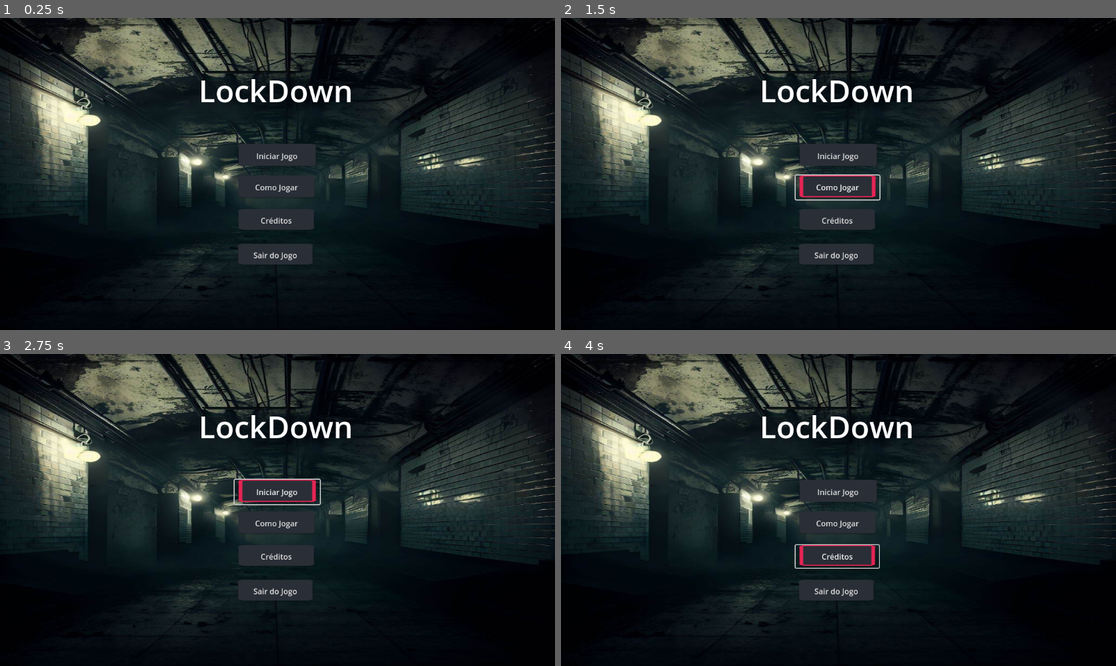
Above: before the commit, frames 1-4 (two rows, left to right).
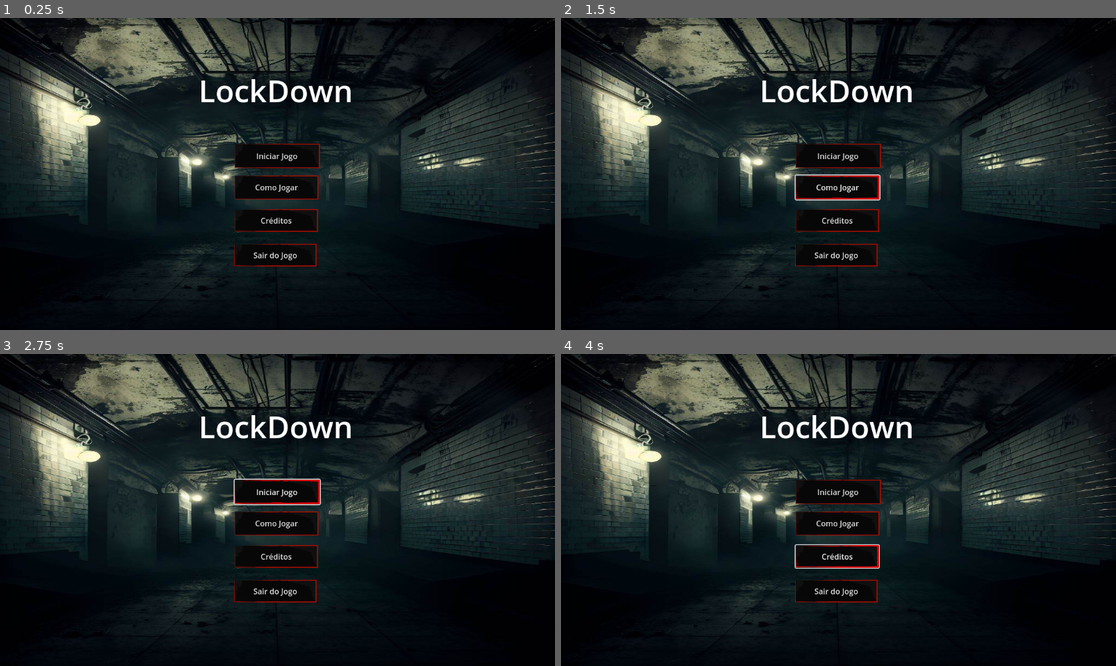
Above: after the commit, the same moments.

Repository: MatheusRM1/lockdown
Game: Godot game, scene res://main_page.tscn
Same seed, same stepped clock (60 frames per second), same inputs: the game is played once before the commit and once after it.
Inputs:
- Up to frame 1 (0.25 s): no input
- Up to frame 2 (1.5 s): click "Como Jogar" at 0.5 s; click "Como Jogar" at 1.25 s
- Up to frame 3 (2.75 s): click "Iniciar Jogo" at 2 s
- Up to frame 4 (4 s): click "Iniciar Jogo" at 2.75 s; click "Créditos" at 3.5 s

The runs differ from the first frame. In frame 1, 4.1% of the frame differs, in the area x 42-58%, y 40-80%; in frame 2, 4.1%; in frame 3, 4.1%; in frame 4, 4.2%.

Commit message:
troca ui

Diff:
--- a/main_page.tscn
+++ b/main_page.tscn
@@ -1,8 +1,9 @@
-[gd_scene load_steps=8 format=3 uid="uid://dp6fvus0mw3k1"]
+[gd_scene load_steps=10 format=3 uid="uid://dp6fvus0mw3k1"]
 
 [ext_resource type="Texture2D" uid="uid://bjsjbdhpb1vpq" path="res://capa.jpg" id="1_q3btt"]
-[ext_resource type="Texture2D" uid="uid://cn1awkcqjtk0s" path="res://assets/Ui/Level/Button/Unlocked/Default.png" id="2_5mpow"]
-[ext_resource type="Texture2D" uid="uid://bx1egidon36s6" path="res://assets/Ui/Level/Button/Unlocked/Hover.png" id="3_75dro"]
+[ext_resource type="Texture2D" uid="uid://cub5a1vel6je6" path="res://assets/Ui/Button/Button#1/Status=Red_Default.png" id="2_5mpow"]
+[ext_resource type="Texture2D" uid="uid://c1vp1siur01p7" path="res://assets/Ui/Button/Button#1/Status=Pressed.png" id="3_pbtym"]
+[ext_resource type="Texture2D" uid="uid://dtc5noqhrnnbt" path="res://assets/Ui/Button/Button#1/Status=Red_Hover.png" id="4_75dro"]
 
 [sub_resource type="StyleBoxTexture" id="StyleBoxTexture_pbtym"]
 texture = ExtResource("1_q3btt")
@@ -11,10 +12,13 @@
 texture = ExtResource("2_5mpow")
 
 [sub_resource type="StyleBoxTexture" id="StyleBoxTexture_q3btt"]
-texture = ExtResource("3_75dro")
+texture = ExtResource("3_pbtym")
+
+[sub_resource type="StyleBoxTexture" id="StyleBoxTexture_q3b50"]
+texture = ExtResource("4_75dro")
 
 [sub_resource type="StyleBoxTexture" id="StyleBoxTexture_5mpow"]
-texture = ExtResource("3_75dro")
+texture = ExtResource("4_75dro")
 
 [node name="main_page" type="Control"]
 layout_mode = 3
@@ -47,10 +51,10 @@
 offset_top = 261.0
 offset_right = 664.0
 offset_bottom = 312.0
-theme_override_colors/font_pressed_color = Color(0.80784315, 0.16078432, 0.14117648, 1)
+theme_override_colors/font_pressed_color = Color(0, 0, 0, 1)
 theme_override_styles/normal = SubResource("StyleBoxTexture_btl6j")
 theme_override_styles/pressed = SubResource("StyleBoxTexture_q3btt")
-theme_override_styles/hover = SubResource("StyleBoxTexture_5mpow")
+theme_override_styles/hover = SubResource("StyleBoxTexture_q3b50")
 text = "Iniciar Jogo"
 
 [node name="How_to_play" type="Button" parent="."]
@@ -59,7 +63,7 @@
 offset_top = 327.0
 offset_right = 661.05884
 offset_bottom = 377.0
-theme_override_colors/font_pressed_color = Color(0.80784315, 0.16078432, 0.14117648, 1)
+theme_override_colors/font_pressed_color = Color(0, 0, 0, 1)
 theme_override_styles/normal = SubResource("StyleBoxTexture_btl6j")
 theme_override_styles/pressed = SubResource("StyleBoxTexture_q3btt")
 theme_override_styles/hover = SubResource("StyleBoxTexture_5mpow")
@@ -71,7 +75,7 @@
 offset_top = 397.0
 offset_right = 660.0
 offset_bottom = 444.0
-theme_override_colors/font_pressed_color = Color(0.80784315, 0.16078432, 0.14117648, 1)
+theme_override_colors/font_pressed_color = Color(0, 0, 0, 1)
 theme_override_styles/normal = SubResource("StyleBoxTexture_btl6j")
 theme_override_styles/pressed = SubResource("StyleBoxTexture_q3btt")
 theme_override_styles/hover = SubResource("StyleBoxTexture_5mpow")
@@ -83,7 +87,7 @@
 offset_top = 469.0
 offset_right = 657.0
 offset_bottom = 516.0
-theme_override_colors/font_pressed_color = Color(0.80784315, 0.16078432, 0.14117648, 1)
+theme_override_colors/font_pressed_color = Color(0, 0, 0, 1)
 theme_override_styles/normal = SubResource("StyleBoxTexture_btl6j")
 theme_override_styles/pressed = SubResource("StyleBoxTexture_q3btt")
 theme_override_styles/hover = SubResource("StyleBoxTexture_5mpow")
Binary file added: assets/Ui/Button/Button#1/Status=Disable.png
Not shown, added: assets/Ui/Button/Button#1/Status=Disable.png.import
Binary file added: assets/Ui/Button/Button#1/Status=Grey_Default.png
Not shown, added: assets/Ui/Button/Button#1/Status=Grey_Default.png.import
Binary file added: assets/Ui/Button/Button#1/Status=Grey_Hover.png
Not shown, added: assets/Ui/Button/Button#1/Status=Grey_Hover.png.import
Binary file added: assets/Ui/Button/Button#1/Status=Pressed.png
Not shown, added: assets/Ui/Button/Button#1/Status=Pressed.png.import
Binary file added: assets/Ui/Button/Button#1/Status=Red_Default.png
Not shown, added: assets/Ui/Button/Button#1/Status=Red_Default.png.import
Binary file added: assets/Ui/Button/Button#1/Status=Red_Hover.png
Not shown, added: assets/Ui/Button/Button#1/Status=Red_Hover.png.import
(and 339 more such lines)
